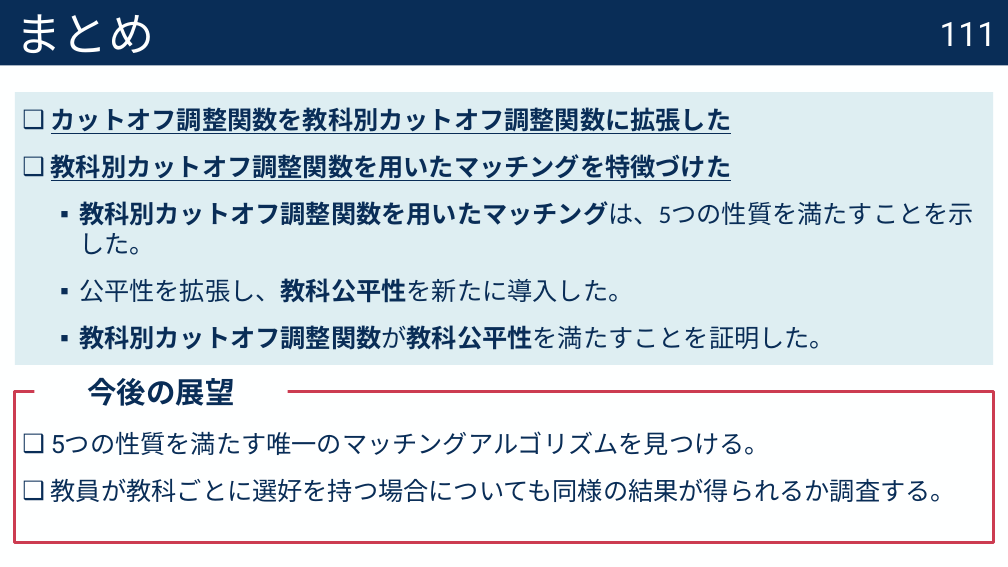
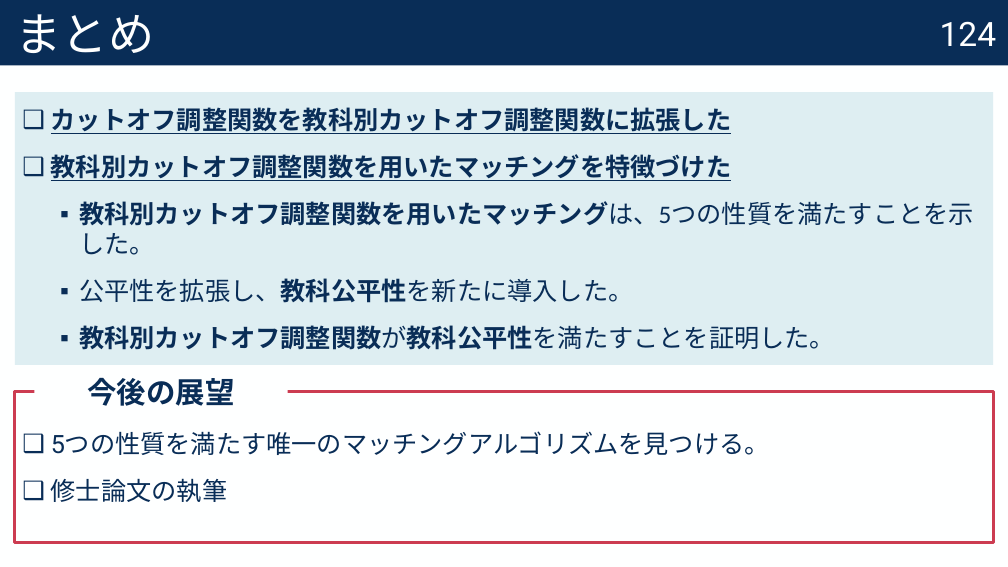
Before and after one commit to Krminfinity/master-thesis-2025, a slide deck: slide 125 of 修正コメント付き_修士論文中間報告.pptx (slide 112 before the commit). Drawn at 1008x567 pixels with LibreOffice and Linux fonts; fonts in the diff are those of the drawing. Boxes give left, top, right and bottom in pixels: in the first picture for what was removed or moved away, otherwise in the second. Text is boxed around its words. In the diff, an @@ line names an element or a change of style, - is before the commit and + after.

```diff
--- a/修正コメント付き_修士論文中間報告.pptx
+++ b/修正コメント付き_修士論文中間報告.pptx
@@ page number at bbox=[940, 21, 997, 46]: text changed @@
-111
+124
@@ text in rectangle at bbox=[51, 478, 227, 502]: text changed @@
-❑ 教員が教科ごとに選好を持つ場合についても同様の結果が得られるか調査する。
+❑ 修士論文の執筆
```
Also in this commit, not shown: 71 other slides changed, 14 slides added, 1 slide removed.
